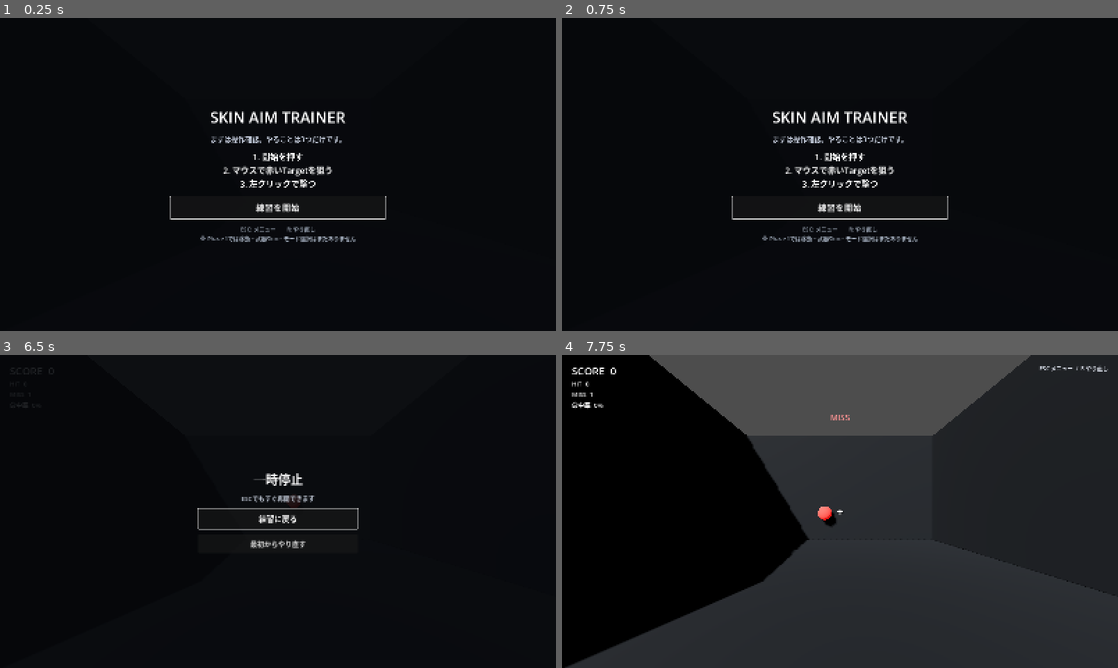
Above: before the commit, frames 1-4 (two rows, left to right).
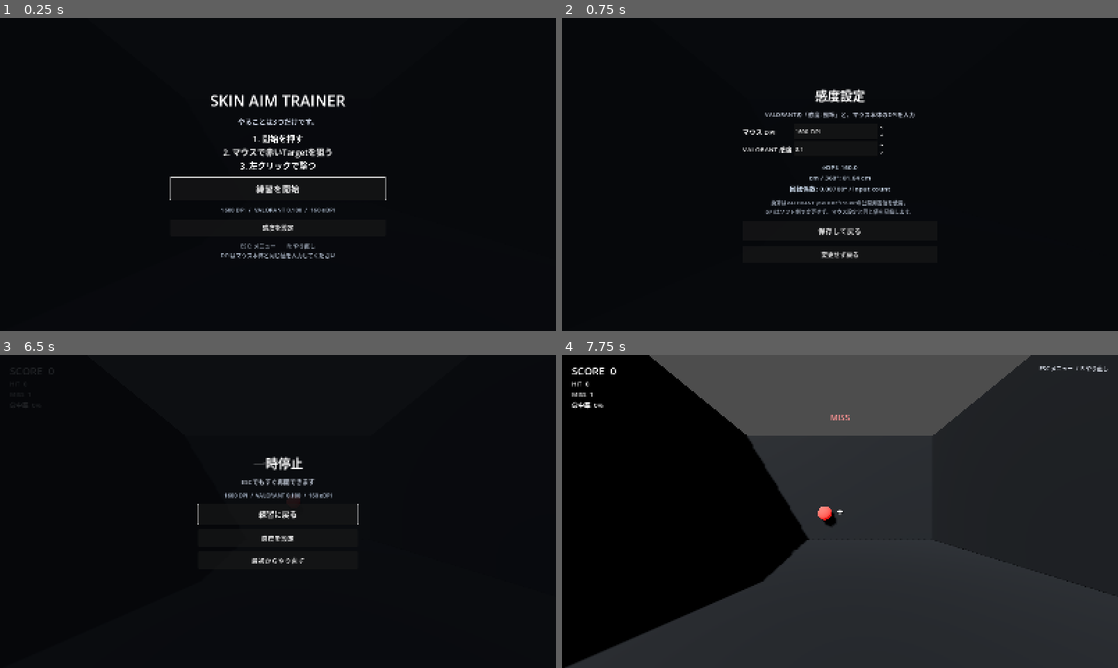
Above: after the commit, the same moments.

Repository: EliteMay/Skin-Aim-Trainer
Game: Godot game, scene res://scenes/main.tscn
Same seed, same stepped clock (60 frames per second), same inputs: the game is played once before the commit and once after it.
Inputs (mouse positions are in pixels of both pictures, inside the frame that each line leads up to):
- Up to frame 1 (0.25 s): no input
- Up to frame 2 (0.75 s): click (840, 227) at 0.5 s, where only the run after the commit has a clickable "感度を設定"
- Up to frame 3 (6.5 s): click (278, 567) at 1.25 s, where only the run after the commit has a clickable "保存して戻る"; click "練習を開始" at 2 s; tap Enter at 2.75 s; move the mouse to (305, 511) at 2.77 s; tap R every 0.75 s from 2.85 to 5.85 s; click (305, 511) at 2.92 s; move the mouse to (250, 511) at 3.52 s; click (250, 511) at 3.67 s; move the mouse to (289, 505) at 4.27 s; click (289, 505) at 4.42 s; move the mouse to (272, 517) at 5.02 s; click (272, 517) at 5.17 s; move the mouse to (316, 514) at 5.77 s; click (316, 514) at 5.92 s; tap Escape at 6.4 s
- Up to frame 4 (7.75 s): click "練習に戻る" at 6.5 s; tap Space at 7.25 s; move the mouse to (795, 508) at 7.27 s; tap R at 7.35 s; click (795, 508) at 7.42 s

The runs differ from the first frame. In frame 1, 4.1% of the frame differs, in the area x 30-70%, y 24-77%; in frame 2, 3.8%; in frame 3, 1.6%; in frame 4, nothing differs.

Commit message:
Add Phase 2 sensitivity, DPI and eDPI settings (#3)
Add VALORANT-style sensitivity math, DPI/eDPI/cm360 settings, persistence, and resolution-independent Godot mouse input.

Diff:
--- a/scenes/main.tscn
+++ b/scenes/main.tscn
@@ -181,7 +181,7 @@
 [node name="Content" type="VBoxContainer" parent="UI/StartOverlay/Center"]
 custom_minimum_size = Vector2(620, 0)
 layout_mode = 2
-theme_override_constants/separation = 18
+theme_override_constants/separation = 16
 alignment = 1
 
 [node name="Title" type="Label" parent="UI/StartOverlay/Center/Content"]
@@ -194,7 +194,7 @@
 layout_mode = 2
 theme_override_colors/font_color = Color(0.75, 0.78, 0.84, 1)
 theme_override_font_sizes/font_size = 20
-text = "まずは操作確認。やることは3つだけです。"
+text = "やることは3つだけです。"
 horizontal_alignment = 1
 
 [node name="HowTo" type="Label" parent="UI/StartOverlay/Center/Content"]
@@ -209,11 +209,24 @@
 theme_override_font_sizes/font_size = 25
 text = "練習を開始"
 
+[node name="CurrentSensitivity" type="Label" parent="UI/StartOverlay/Center/Content"]
+layout_mode = 2
+theme_override_colors/font_color = Color(0.72, 0.78, 0.86, 1)
+theme_override_font_sizes/font_size = 17
+text = "1600 DPI  /  VALORANT 0.100  /  160 eDPI"
+horizontal_alignment = 1
+
+[node name="SettingsButton" type="Button" parent="UI/StartOverlay/Center/Content"]
+custom_minimum_size = Vector2(0, 48)
+layout_mode = 2
+theme_override_font_sizes/font_size = 18
+text = "感度を設定"
+
 [node name="Keys" type="Label" parent="UI/StartOverlay/Center/Content"]
 layout_mode = 2
 theme_override_colors/font_color = Color(0.62, 0.66, 0.72, 1)
 theme_override_font_sizes/font_size = 16
-text = "ESC: メニュー　　R: やり直し\n※ Phase 1では移動・武器Skin・モード選択はまだありません"
+text = "ESC: メニュー　　R: やり直し\nDPIはマウス本体と同じ値を入力してください"
 horizontal_alignment = 1
 
 [node name="PauseOverlay" type="Control" parent="UI"]
@@ -246,7 +259,7 @@
 [node name="Content" type="VBoxContainer" parent="UI/PauseOverlay/Center"]
 custom_minimum_size = Vector2(460, 0)
 layout_mode = 2
-theme_override_constants/separation = 16
+theme_override_constants/separation = 14
 alignment = 1
 
 [node name="Title" type="Label" parent="UI/PauseOverlay/Center/Content"]
@@ -262,14 +275,137 @@
 text = "ESCでもすぐ再開できます"
 horizontal_alignment = 1
 
+[node name="SensitivitySummary" type="Label" parent="UI/PauseOverlay/Center/Content"]
+layout_mode = 2
+theme_override_colors/font_color = Color(0.72, 0.78, 0.86, 1)
+theme_override_font_sizes/font_size = 16
+text = "1600 DPI  /  VALORANT 0.100  /  160 eDPI"
+horizontal_alignment = 1
+
 [node name="ResumeButton" type="Button" parent="UI/PauseOverlay/Center/Content"]
 custom_minimum_size = Vector2(0, 58)
 layout_mode = 2
 theme_override_font_sizes/font_size = 22
 text = "練習に戻る"
 
+[node name="SettingsButton" type="Button" parent="UI/PauseOverlay/Center/Content"]
+custom_minimum_size = Vector2(0, 50)
+layout_mode = 2
+theme_override_font_sizes/font_size = 19
+text = "感度を設定"
+
 [node name="RestartButton" type="Button" parent="UI/PauseOverlay/Center/Content"]
-custom_minimum_size = Vector2(0, 54)
-layout_mode = 2
-theme_override_font_sizes/font_size = 20
+custom_minimum_size = Vector2(0, 50)
+layout_mode = 2
+theme_override_font_sizes/font_size = 19
 text = "最初からやり直す"
+
+[node name="SettingsOverlay" type="Control" parent="UI"]
+visible = false
+layout_mode = 3
+anchors_preset = 15
+anchor_right = 1.0
+anchor_bottom = 1.0
+grow_horizontal = 2
+grow_vertical = 2
+
+[node name="Background" type="ColorRect" parent="UI/SettingsOverlay"]
+layout_mode = 1
+anchors_preset = 15
+anchor_right = 1.0
+anchor_bottom = 1.0
+grow_horizontal = 2
+grow_vertical = 2
+color = Color(0.025, 0.032, 0.045, 0.97)
+
+[node name="Center" type="CenterContainer" parent="UI/SettingsOverlay"]
+layout_mode = 1
+anchors_preset = 15
+anchor_right = 1.0
+anchor_bottom = 1.0
+grow_horizontal = 2
+grow_vertical = 2
+
+[node name="Content" type="VBoxContainer" parent="UI/SettingsOverlay/Center"]
+custom_minimum_size = Vector2(560, 0)
+layout_mode = 2
+theme_override_constants/separation = 15
+alignment = 1
+
+[node name="Title" type="Label" parent="UI/SettingsOverlay/Center/Content"]
+layout_mode = 2
+theme_override_font_sizes/font_size = 36
+text = "感度設定"
+horizontal_alignment = 1
+
+[node name="Description" type="Label" parent="UI/SettingsOverlay/Center/Content"]
+layout_mode = 2
+theme_override_colors/font_color = Color(0.75, 0.78, 0.84, 1)
+theme_override_font_sizes/font_size = 17
+text = "VALORANTの「感度: 照準」と、マウス本体のDPIを入力"
+horizontal_alignment = 1
+autowrap_mode = 2
+
+[node name="Fields" type="GridContainer" parent="UI/SettingsOverlay/Center/Content"]
+layout_mode = 2
+columns = 2
+
+[node name="DpiLabel" type="Label" parent="UI/SettingsOverlay/Center/Content/Fields"]
+layout_mode = 2
+theme_override_font_sizes/font_size = 19
+text = "マウス DPI"
+
+[node name="DpiInput" type="SpinBox" parent="UI/SettingsOverlay/Center/Content/Fields"]
+custom_minimum_size = Vector2(260, 46)
+layout_mode = 2
+min_value = 100.0
+max_value = 32000.0
+step = 100.0
+value = 1600.0
+allow_greater = false
+allow_lesser = false
+update_on_text_changed = true
+suffix = " DPI"
+
+[node name="SensitivityLabel" type="Label" parent="UI/SettingsOverlay/Center/Content/Fields"]
+layout_mode = 2
+theme_override_font_sizes/font_size = 19
+text = "VALORANT 感度"
+
+[node name="SensitivityInput" type="SpinBox" parent="UI/SettingsOverlay/Center/Content/Fields"]
+custom_minimum_size = Vector2(260, 46)
+layout_mode = 2
+min_value = 0.001
+max_value = 10.0
+step = 0.001
+value = 0.1
+allow_greater = false
+allow_lesser = false
+update_on_text_changed = true
+
+[node name="Metrics" type="Label" parent="UI/SettingsOverlay/Center/Content"]
+layout_mode = 2
+theme_override_colors/font_color = Color(0.82, 0.88, 0.95, 1)
+theme_override_font_sizes/font_size = 19
+text = "eDPI: 160.0\ncm / 360°: 81.64 cm\n回転係数: 0.00700° / input count"
+horizontal_alignment = 1
+
+[node name="ResearchNote" type="Label" parent="UI/SettingsOverlay/Center/Content"]
+layout_mode = 2
+theme_override_colors/font_color = Color(0.62, 0.66, 0.72, 1)
+theme_override_font_sizes/font_size = 15
+text = "換算はVALORANT yaw 0.07°/countの公開測定値を使用。\nDPIはソフト側で変更せず、マウス設定と同じ値を記録します。"
+horizontal_alignment = 1
+autowrap_mode = 2
+
+[node name="SaveButton" type="Button" parent="UI/SettingsOverlay/Center/Content"]
+custom_minimum_size = Vector2(0, 58)
+layout_mode = 2
+theme_override_font_sizes/font_size = 21
+text = "保存して戻る"
+
+[node name="CancelButton" type="Button" parent="UI/SettingsOverlay/Center/Content"]
+custom_minimum_size = Vector2(0, 48)
+layout_mode = 2
+theme_override_font_sizes/font_size = 18
+text = "変更せず戻る"
--- a/scripts/aim_math.gd
+++ b/scripts/aim_math.gd
@@ -1,23 +1,44 @@
 class_name AimMath
 extends RefCounted
+
+const VALORANT_YAW_DEGREES_PER_COUNT := 0.07
 
 
 static func apply_mouse_delta(
 	yaw_degrees: float,
 	pitch_degrees: float,
 	relative: Vector2,
-	degrees_per_pixel: float,
+	degrees_per_input_unit: float,
 	pitch_limit_degrees: float
 ) -> Vector2:
-	var next_yaw := yaw_degrees - relative.x * degrees_per_pixel
+	var next_yaw := yaw_degrees - relative.x * degrees_per_input_unit
 	var next_pitch := clampf(
-		pitch_degrees - relative.y * degrees_per_pixel,
+		pitch_degrees - relative.y * degrees_per_input_unit,
 		-pitch_limit_degrees,
 		pitch_limit_degrees
 	)
 	return Vector2(next_yaw, next_pitch)
 
 
+static func valorant_degrees_per_count(sensitivity: float) -> float:
+	return maxf(sensitivity, 0.0) * VALORANT_YAW_DEGREES_PER_COUNT
+
+
+static func edpi(dpi: float, sensitivity: float) -> float:
+	return maxf(dpi, 0.0) * maxf(sensitivity, 0.0)
+
+
+static func cm_per_360(dpi: float, sensitivity: float) -> float:
+	if dpi <= 0.0 or sensitivity <= 0.0:
+		return 0.0
+
+	return (
+		360.0
+		/ (VALORANT_YAW_DEGREES_PER_COUNT * sensitivity * dpi)
+		* 2.54
+	)
+
+
 static func accuracy_percent(hits: int, shots: int) -> float:
 	if shots <= 0:
 		return 0.0
--- a/scripts/aim_trainer.gd
+++ b/scripts/aim_trainer.gd
@@ -12,8 +12,16 @@
 const TARGET_RADIUS := 0.62
 const TARGET_X_RANGE := Vector2(-5.2, 5.2)
 const TARGET_Y_RANGE := Vector2(0.2, 4.6)
-const MOUSE_DEGREES_PER_PIXEL := 0.08
 const PITCH_LIMIT_DEGREES := 72.0
+
+const SETTINGS_PATH := "user://settings.cfg"
+const SETTINGS_SECTION := "aim"
+const DEFAULT_DPI := 1600.0
+const DEFAULT_VALORANT_SENSITIVITY := 0.1
+const MIN_DPI := 100.0
+const MAX_DPI := 32000.0
+const MIN_VALORANT_SENSITIVITY := 0.001
+const MAX_VALORANT_SENSITIVITY := 10.0
 
 @onready var camera: Camera3D = $Camera3D
 @onready var target_root: Node3D = $TargetRoot
@@ -30,12 +38,38 @@
 
 @onready var start_overlay: Control = $UI/StartOverlay
 @onready var start_button: Button = $UI/StartOverlay/Center/Content/StartButton
+@onready var start_sensitivity_label: Label = (
+	$UI/StartOverlay/Center/Content/CurrentSensitivity
+)
+@onready var start_settings_button: Button = (
+	$UI/StartOverlay/Center/Content/SettingsButton
+)
 
 @onready var pause_overlay: Control = $UI/PauseOverlay
 @onready var resume_button: Button = $UI/PauseOverlay/Center/Content/ResumeButton
 @onready var restart_button: Button = $UI/PauseOverlay/Center/Content/RestartButton
+@onready var pause_sensitivity_label: Label = (
+	$UI/PauseOverlay/Center/Content/SensitivitySummary
+)
+@onready var pause_settings_button: Button = (
+	$UI/PauseOverlay/Center/Content/SettingsButton
+)
+
+@onready var settings_overlay: Control = $UI/SettingsOverlay
+@onready var dpi_input: SpinBox = $UI/SettingsOverlay/Center/Content/Fields/DpiInput
+@onready var sensitivity_input: SpinBox = (
+	$UI/SettingsOverlay/Center/Content/Fields/SensitivityInput
+)
+@onready var settings_metrics: Label = $UI/SettingsOverlay/Center/Content/Metrics
+@onready var save_settings_button: Button = (
+	$UI/SettingsOverlay/Center/Content/SaveButton
+)
+@onready var cancel_settings_button: Button = (
+	$UI/SettingsOverlay/Center/Content/CancelButton
+)
 
 var run_state := RunState.READY
+var settings_return_state := RunState.READY
 var yaw_degrees := 0.0
 var pitch_degrees := 0.0
 var score := 0
@@ -43,6 +77,12 @@
 var hits := 0
 var misses := 0
 
+var mouse_dpi := DEFAULT_DPI
+var valorant_sensitivity := DEFAULT_VALORANT_SENSITIVITY
+var settings_original_dpi := DEFAULT_DPI
+var settings_original_sensitivity := DEFAULT_VALORANT_SENSITIVITY
+var previous_accumulated_input := true
+
 var target_body: StaticBody3D
 var target_mesh: MeshInstance3D
 var rng := RandomNumberGenerator.new()
@@ -50,21 +90,46 @@
 
 func _ready() -> void:
 	rng.randomize()
+
+	previous_accumulated_input = Input.use_accumulated_input
+	Input.use_accumulated_input = false
+
 	start_button.pressed.connect(start_training)
+	start_settings_button.pressed.connect(
+		func() -> void: _open_settings(RunState.READY)
+	)
 	resume_button.pressed.connect(resume_training)
 	restart_button.pressed.connect(restart_training)
+	pause_settings_button.pressed.connect(
+		func() -> void: _open_settings(RunState.PAUSED)
+	)
+	save_settings_button.pressed.connect(_save_settings_and_close)
+	cancel_settings_button.pressed.connect(_cancel_settings)
+	dpi_input.value_changed.connect(_on_settings_value_changed)
+	sensitivity_input.value_changed.connect(_on_settings_value_changed)
 	feedback_timer.timeout.connect(_hide_feedback)
 
+	_load_settings()
+	_sync_settings_controls()
 	_create_target()
 	_show_ready_state()
 	_update_hud()
+	_update_sensitivity_labels()
 
 
 func _exit_tree() -> void:
+	Input.use_accumulated_input = previous_accumulated_input
 	Input.set_mouse_mode(Input.MOUSE_MODE_VISIBLE)
 
 
 func _unhandled_input(event: InputEvent) -> void:
+	if settings_overlay.visible:
+		if event is InputEventKey and event.pressed and not event.echo:
+			if event.keycode == KEY_ESCAPE:
+				_cancel_settings()
+				get_viewport().set_input_as_handled()
+		return
+
 	if event is InputEventKey and event.pressed and not event.echo:
 		if event.keycode == KEY_ESCAPE:
 			if run_state == RunState.PLAYING:
@@ -83,11 +148,14 @@
 		return
 
 	if event is InputEventMouseMotion:
+		if event.screen_relative.is_zero_approx():
+			return
+
 		var rotation := AimMath.apply_mouse_delta(
 			yaw_degrees,
 			pitch_degrees,
-			event.relative,
-			MOUSE_DEGREES_PER_PIXEL,
+			event.screen_relative,
+			AimMath.valorant_degrees_per_count(valorant_sensitivity),
 			PITCH_LIMIT_DEGREES
 		)
 		yaw_degrees = rotation.x
@@ -110,6 +178,7 @@
 	run_state = RunState.PLAYING
 	start_overlay.visible = false
 	pause_overlay.visible = false
+	settings_overlay.visible = false
 	hud.visible = true
 	crosshair.visible = true
 	controls_hint.visible = true
@@ -123,9 +192,11 @@
 
 	run_state = RunState.PAUSED
 	pause_overlay.visible = true
+	settings_overlay.visible = false
 	crosshair.visible = false
 	controls_hint.visible = false
 	Input.set_mouse_mode(Input.MOUSE_MODE_VISIBLE)
+	_update_sensitivity_labels()
 	resume_button.grab_focus()
 
 
@@ -135,6 +206,7 @@
 
 	run_state = RunState.PLAYING
 	pause_overlay.visible = false
+	settings_overlay.visible = false
 	crosshair.visible = true
 	controls_hint.visible = true
 	Input.set_mouse_mode(Input.MOUSE_MODE_CAPTURED)
@@ -145,6 +217,7 @@
 	run_state = RunState.PLAYING
 	start_overlay.visible = false
 	pause_overlay.visible = false
+	settings_overlay.visible = false
 	hud.visible = true
 	crosshair.visible = true
 	controls_hint.visible = true
@@ -157,12 +230,14 @@
 	run_state = RunState.READY
 	start_overlay.visible = true
 	pause_overlay.visible = false
+	settings_overlay.visible = false
 	hud.visible = false
 	crosshair.visible = false
 	controls_hint.visible = false
 	feedback_label.visible = false
 	target_mesh.visible = false
 	Input.set_mouse_mode(Input.MOUSE_MODE_VISIBLE)
+	_update_sensitivity_labels()
 	start_button.grab_focus()
 
 
@@ -249,6 +324,135 @@
 	accuracy_label.text = "命中率  %d%%" % int(round(accuracy))
 
 
+func _load_settings() -> void:
+	var config := ConfigFile.new()
+	if config.load(SETTINGS_PATH) != OK:
+		mouse_dpi = DEFAULT_DPI
+		valorant_sensitivity = DEFAULT_VALORANT_SENSITIVITY
+		return
+
+	mouse_dpi = clampf(
+		float(config.get_value(SETTINGS_SECTION, "dpi", DEFAULT_DPI)),
+		MIN_DPI,
+		MAX_DPI
+	)
+	valorant_sensitivity = clampf(
+		float(
+			config.get_value(
+				SETTINGS_SECTION,
+				"valorant_sensitivity",
+				DEFAULT_VALORANT_SENSITIVITY
+			)
+		),
+		MIN_VALORANT_SENSITIVITY,
+		MAX_VALORANT_SENSITIVITY
+	)
+
+
+func _save_settings() -> Error:
+	var config := ConfigFile.new()
+	config.set_value(SETTINGS_SECTION, "dpi", mouse_dpi)
+	config.set_value(
+		SETTINGS_SECTION,
+		"valorant_sensitivity",
+		valorant_sensitivity
+	)
+	return config.save(SETTINGS_PATH)
+
+
+func _sync_settings_controls() -> void:
+	dpi_input.set_value_no_signal(mouse_dpi)
+	sensitivity_input.set_value_no_signal(valorant_sensitivity)
+	_update_settings_preview()
+
+
+func _open_settings(return_state: int) -> void:
+	settings_return_state = return_state
+	settings_original_dpi = mouse_dpi
+	settings_original_sensitivity = valorant_sensitivity
+
+	start_overlay.visible = false
+	pause_overlay.visible = false
+	settings_overlay.visible = true
+	Input.set_mouse_mode(Input.MOUSE_MODE_VISIBLE)
+	_sync_settings_controls()
+	dpi_input.grab_focus()
+
+
+func _save_settings_and_close() -> void:
+	mouse_dpi = clampf(dpi_input.value, MIN_DPI, MAX_DPI)
+	valorant_sensitivity = clampf(
+		sensitivity_input.value,
+		MIN_VALORANT_SENSITIVITY,
+		MAX_VALORANT_SENSITIVITY
+	)
+
+	var save_error := _save_settings()
+	if save_error != OK:
+		settings_metrics.text = (
+			"設定を保存できませんでした。Error: %d" % save_error
+		)
+		return
+
+	_update_sensitivity_labels()
+	_close_settings()
+
+
+func _cancel_settings() -> void:
+	mouse_dpi = settings_original_dpi
+	valorant_sensitivity = settings_original_sensitivity
+	_sync_settings_controls()
+	_update_sensitivity_labels()
+	_close_settings()
+
+
+func _close_settings() -> void:
+	settings_overlay.visible = false
+
+	if settings_return_state == RunState.PAUSED:
+		run_state = RunState.PAUSED
+		pause_overlay.visible = true
+		resume_button.grab_focus()
+	else:
+		run_state = RunState.READY
+		start_overlay.visible = true
+		start_button.grab_focus()
+
+
+func _on_settings_value_changed(_value: float) -> void:
+	mouse_dpi = clampf(dpi_input.value, MIN_DPI, MAX_DPI)
+	valorant_sensitivity = clampf(
+		sensitivity_input.value,
+		MIN_VALORANT_SENSITIVITY,
+		MAX_VALORANT_SENSITIVITY
+	)
+	_update_settings_preview()
+
+
+func _update_settings_preview() -> void:
+	var current_edpi := AimMath.edpi(mouse_dpi, valorant_sensitivity)
+	var cm360 := AimMath.cm_per_360(mouse_dpi, valorant_sensitivity)
+	settings_metrics.text = (
+		"eDPI: %.1f\ncm / 360°: %.2f cm\n"
+		+ "回転係数: %.5f° / input count"
+	) % [
+		current_edpi,
+		cm360,
+		AimMath.valorant_degrees_per_count(valorant_sensitivity)
+	]
+
+
+func _update_sensitivity_labels() -> void:
+	var current_edpi := AimMath.edpi(mouse_dpi, valorant_sensitivity)
+	var summary := "%d DPI  /  VALORANT %.3f  /  %.0f eDPI" % [
+		int(round(mouse_dpi)),
+		valorant_sensitivity,
+		current_edpi
+	]
+	start_sensitivity_label.text = summary
+	pause_sensitivity_label.text = summary
+
+
 func _show_feedback(text: String, color: Color) -> void:
 	feedback_label.text = text
 	feedback_label.add_theme_color_override("font_color", color)
--- a/tests/core_smoke.gd
+++ b/tests/core_smoke.gd
@@ -23,6 +23,17 @@
 	)
 	assert(is_equal_approx(clamped.y, 72.0))
 
+	assert(is_equal_approx(AimMath.valorant_degrees_per_count(0.1), 0.007))
+	assert(is_equal_approx(AimMath.edpi(1600.0, 0.1), 160.0))
+	assert(
+		is_equal_approx(
+			AimMath.cm_per_360(1600.0, 0.1),
+			81.64285714285714
+		)
+	)
+	assert(is_equal_approx(AimMath.cm_per_360(0.0, 0.1), 0.0))
+	assert(is_equal_approx(AimMath.cm_per_360(1600.0, 0.0), 0.0))
+
 	assert(is_equal_approx(AimMath.accuracy_percent(0, 0), 0.0))
 	assert(is_equal_approx(AimMath.accuracy_percent(7, 10), 70.0))
 
@@ -38,6 +49,18 @@
 	assert(instance.has_method("restart_training"))
 	assert(instance.get_node("UI/StartOverlay").visible)
 	assert(not instance.get_node("UI/HUD").visible)
+	assert(not instance.get_node("UI/SettingsOverlay").visible)
+
+	var dpi_input := instance.get_node(
+		"UI/SettingsOverlay/Center/Content/Fields/DpiInput"
+	) as SpinBox
+	var sensitivity_input := instance.get_node(
+		"UI/SettingsOverlay/Center/Content/Fields/SensitivityInput"
+	) as SpinBox
+	assert(dpi_input != null)
+	assert(sensitivity_input != null)
+	assert(is_equal_approx(dpi_input.value, 1600.0))
+	assert(is_equal_approx(sensitivity_input.value, 0.1))
 
 	instance.queue_free()
 	print("SKIN_AIM_CORE_SMOKE: PASS")
Not shown, changed: PROJECT_LEARNINGS.md
Not shown, changed: README.md
Not shown, changed: REQUIREMENTS.md
Not shown, changed: SPEC.md
Not shown, changed: WORK_REPORT.md
Not shown, changed: docs/ROADMAP.md
Not shown, added: docs/SENSITIVITY_RESEARCH.md
